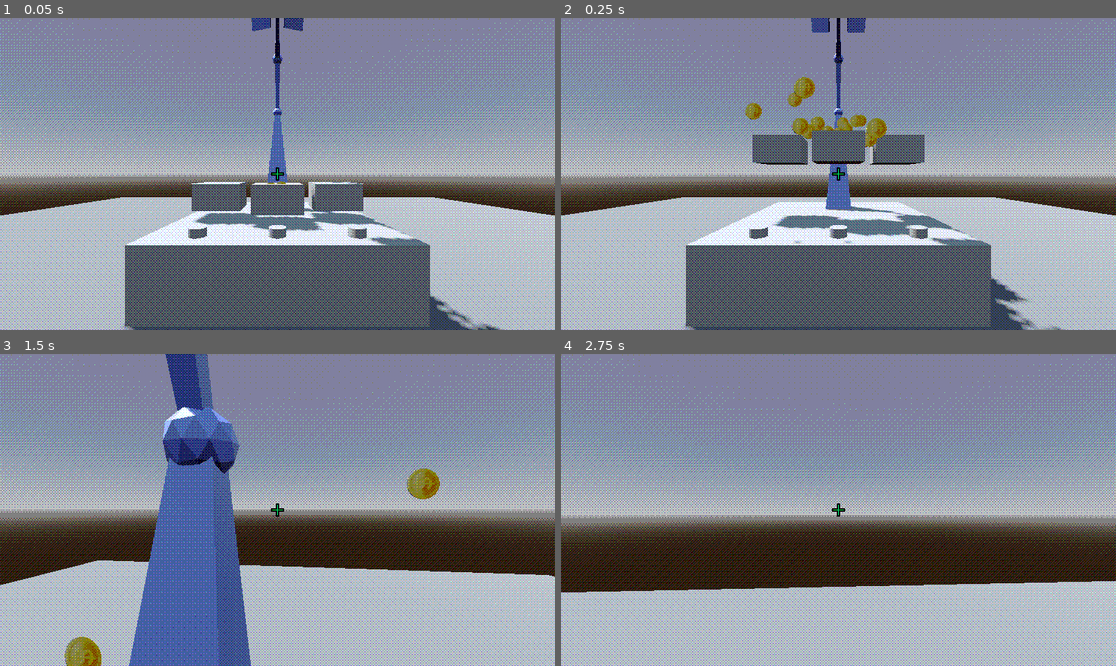
Above: before the commit, frames 1-4 (two rows, left to right).
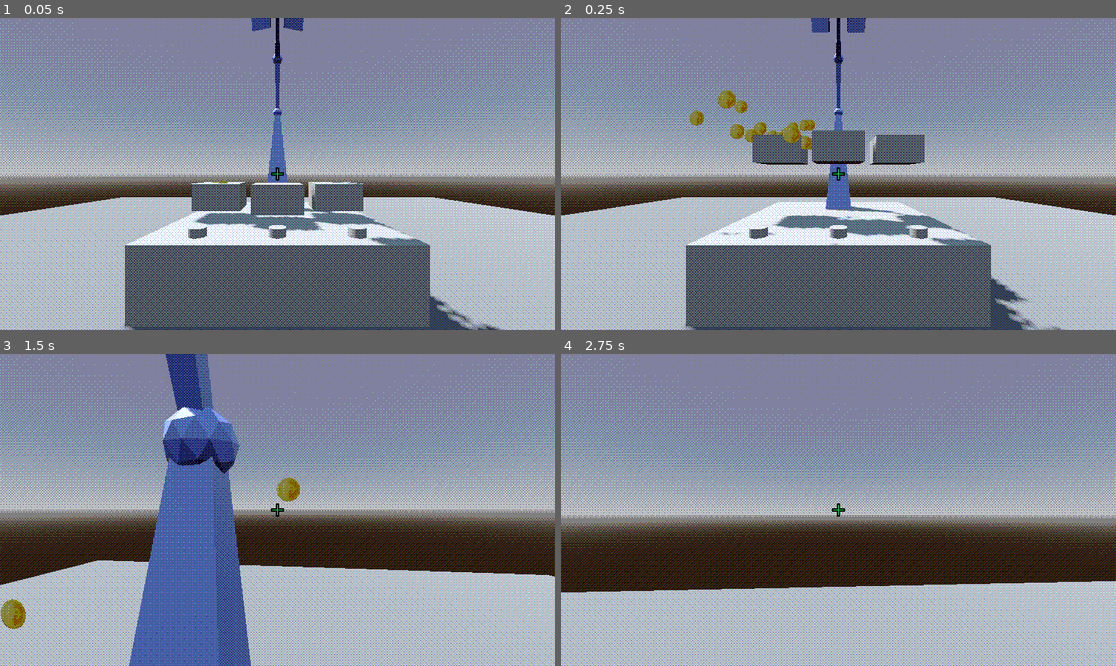
Above: after the commit, the same moments.

Repository: anniesanap/COMP-360-Group-2-Assignment-4
Game: Godot game, scene res://root.tscn
The game is run twice, just before and just after one commit, with the same random seed, the same clock (stepped at 60 frames per second) and the same inputs.
Inputs (mouse positions are in pixels of both pictures, inside the frame that each line leads up to):
- Up to frame 1 (0.05 s): no input
- Up to frame 2 (0.25 s): no input
- Up to frame 3 (1.5 s): move the mouse to (305, 510) at 0.52 s; hold E (interact) 0.53-1.28 s; hold W (move_forward) from 0.53 s (still down); tap Space (jump) at 0.77 s; move the mouse to (249, 510) at 1.27 s; tap E (interact) at 1.35 s
- Up to frame 4 (2.75 s): keep holding W (move_forward); tap Space (jump) at 1.52 s; move the mouse to (849, 503) at 2.02 s; hold E (interact) from 2.03 s (still down)

The runs differ from the first frame. In frame 1, less than 0.1% of the frame differs, in the area x 38-52%, y 52-54%; in frame 2, 1.8%, in the area x 23-65%, y 18-73%; in frame 3, 1.5%; in frame 4, nothing differs.

Commit message:
Revert "Change coin explosion scene to node"
This reverts commit f42286b52df153e929ff95baf3fcbe603f27ee8e.

Diff:
--- /dev/null
+++ b/coin_explosion.tscn
@@ -0,0 +1,31 @@
+[gd_scene load_steps=7 format=3 uid="uid://cljige46tg5uj"]
+
+[ext_resource type="Shader" path="res://Assets/coin_shader.gdshader" id="1_pbh8j"]
+[ext_resource type="Texture2D" uid="uid://d051cqovfi5oo" path="res://Assets/coin.png" id="2_0s3yx"]
+[ext_resource type="Script" path="res://coin_explosion.gd" id="3_x1b8r"]
+
+[sub_resource type="ParticleProcessMaterial" id="ParticleProcessMaterial_yyu2x"]
+
+[sub_resource type="ShaderMaterial" id="ShaderMaterial_ophjx"]
+render_priority = 0
+shader = ExtResource("1_pbh8j")
+shader_parameter/scale_factor = 1.982
+shader_parameter/coin_texture = ExtResource("2_0s3yx")
+
+[sub_resource type="CylinderMesh" id="CylinderMesh_biu6t"]
+lightmap_size_hint = Vector2i(3, 1)
+material = SubResource("ShaderMaterial_ophjx")
+add_uv2 = true
+uv2_padding = 0.37
+top_radius = 0.1
+bottom_radius = 0.1
+height = 0.001
+radial_segments = 61
+rings = 1
+
+[node name="coin explosion" type="GPUParticles3D"]
+transform = Transform3D(-0.995093, 0.0628638, 0.0764032, 0.0638424, 0.997905, 0.0104317, -0.0755875, 0.0152583, -0.997023, 1.99677, 2.0097, 0.787501)
+emitting = false
+process_material = SubResource("ParticleProcessMaterial_yyu2x")
+draw_pass_1 = SubResource("CylinderMesh_biu6t")
+script = ExtResource("3_x1b8r")
--- a/root.tscn
+++ b/root.tscn
@@ -1,12 +1,10 @@
-[gd_scene load_steps=45 format=4 uid="uid://ljd2ods15laa"]
+[gd_scene load_steps=40 format=4 uid="uid://ljd2ods15laa"]
 
 [ext_resource type="Script" path="res://player.gd" id="1_k2jet"]
 [ext_resource type="Script" path="res://arm.gd" id="1_mq7hl"]
 [ext_resource type="Script" path="res://bowl.gd" id="1_ysd7s"]
-[ext_resource type="Shader" path="res://Assets/coin_shader.gdshader" id="2_t8q2t"]
+[ext_resource type="PackedScene" uid="uid://cljige46tg5uj" path="res://coin_explosion.tscn" id="2_v802p"]
 [ext_resource type="Script" path="res://button.gd" id="2_xlyjr"]
-[ext_resource type="Texture2D" uid="uid://d051cqovfi5oo" path="res://Assets/coin.png" id="3_lewg5"]
-[ext_resource type="Script" path="res://coin_explosion.gd" id="4_y37tt"]
 [ext_resource type="Shader" path="res://buttonShader.gdshader" id="5_bryx5"]
 [ext_resource type="Shader" path="res://dither.gdshader" id="7_x1o7q"]
 [ext_resource type="Texture2D" uid="uid://dlfqishbq34t6" path="res://64x64_dither.png" id="8_x6vmd"]
@@ -48,25 +46,6 @@
 
 [sub_resource type="BoxShape3D" id="BoxShape3D_jts43"]
 size = Vector3(0.7, 0.4, 0.7)
-
-[sub_resource type="ParticleProcessMaterial" id="ParticleProcessMaterial_yyu2x"]
-
-[sub_resource type="ShaderMaterial" id="ShaderMaterial_ophjx"]
-render_priority = 0
-shader = ExtResource("2_t8q2t")
-shader_parameter/scale_factor = 1.982
-shader_parameter/coin_texture = ExtResource("3_lewg5")
-
-[sub_resource type="CylinderMesh" id="CylinderMesh_biu6t"]
-lightmap_size_hint = Vector2i(3, 1)
-material = SubResource("ShaderMaterial_ophjx")
-add_uv2 = true
-uv2_padding = 0.37
-top_radius = 0.1
-bottom_radius = 0.1
-height = 0.001
-radial_segments = 61
-rings = 1
 
 [sub_resource type="BoxShape3D" id="BoxShape3D_2erlp"]
 size = Vector3(0.7, 0.4, 0.7)
@@ -625,6 +604,9 @@
 transform = Transform3D(1, 0, 0, 0, 1, 0, 0, 0, 1, 0.3, 1, -0.9)
 script = ExtResource("1_ysd7s")
 
+[node name="coin explosion" parent="bowl1" instance=ExtResource("2_v802p")]
+transform = Transform3D(-4.37114e-08, -1, 0, 1, -4.37114e-08, 0, 0, 0, 1, 0, 0, 0)
+
 [node name="bowl1mesh" type="MeshInstance3D" parent="bowl1"]
 mesh = SubResource("BoxMesh_bkhtn")
 skeleton = NodePath("../..")
@@ -642,13 +624,6 @@
 
 [node name="bowl2collision" type="CollisionShape3D" parent="bowl2"]
 shape = SubResource("BoxShape3D_jts43")
-
-[node name="coin explosion" type="GPUParticles3D" parent="bowl2"]
-transform = Transform3D(-4.37114e-08, -1, 0, 1, -4.37114e-08, 0, 0, 0, 1, 0, 0, 0)
-emitting = false
-process_material = SubResource("ParticleProcessMaterial_yyu2x")
-draw_pass_1 = SubResource("CylinderMesh_biu6t")
-script = ExtResource("4_y37tt")
 
 [node name="bowl3" type="RigidBody3D" parent="." groups=["bowls"]]
 transform = Transform3D(1, 0, 0, 0, 1, 0, 0, 0, 1, 0.3, 1, 0.9)
